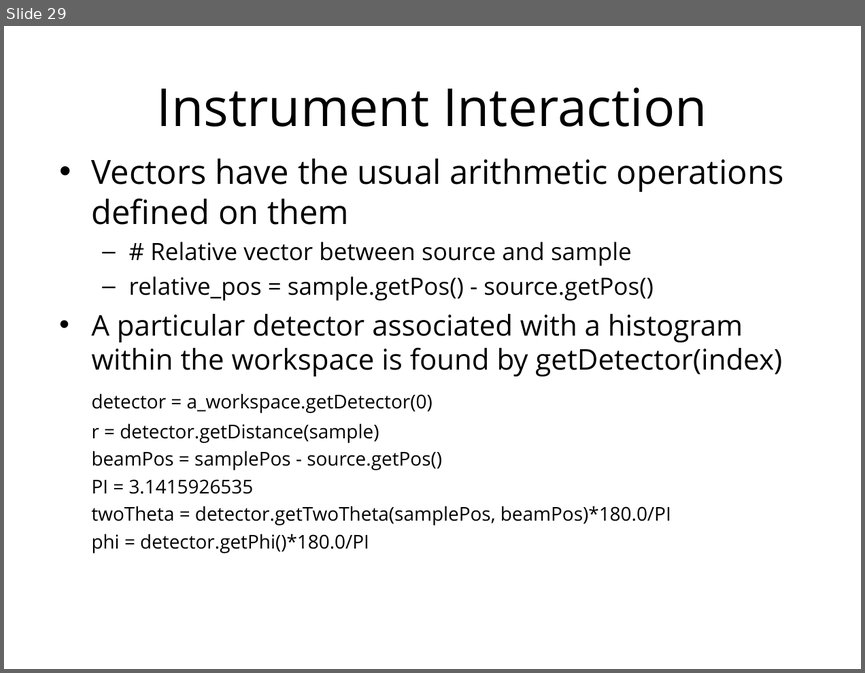
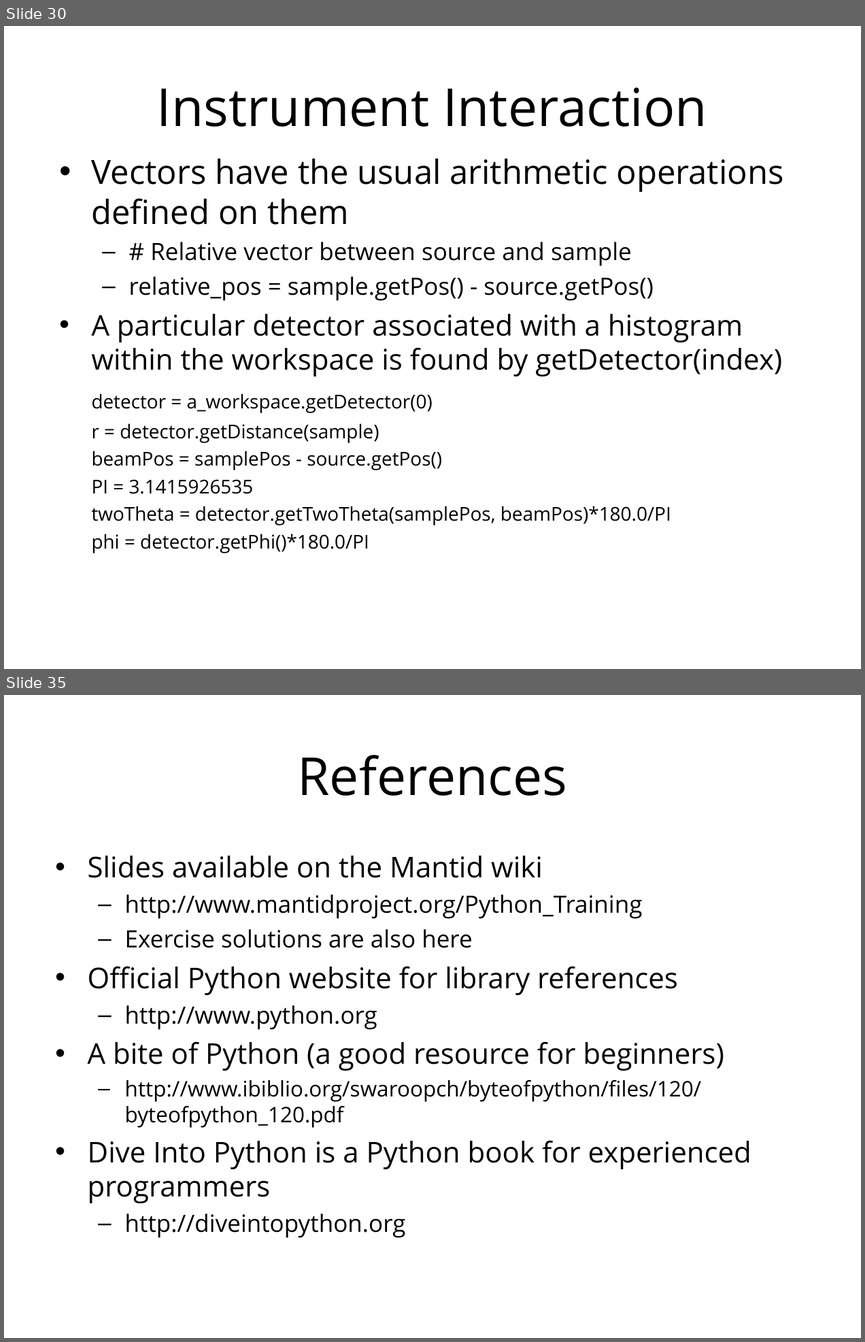
Before and after one commit to mantidproject/documents, a slide deck: Presentations/Python training course/Python in Mantid.ppt. Shown one above the other, each under a label of ours: slide 29 before the commit, slides 30 and 35 after it; the slides between them are not shown. The pictures are 865x673 and 865x1342 pixels, drawn with LibreOffice and Linux fonts; fonts in the diff are those of the drawing; background and template pictures are left out. Boxes give left, top, right and bottom in pixels: in the first picture for what was removed or moved away, otherwise in the second. Text is boxed around its words. In the diff, an @@ line names an element or a change of style, - is before the commit and + after.

Commit message:
Python training presentation. Re #100

```diff
--- a/Presentations/Python training course/Python in Mantid.ppt
+++ b/Presentations/Python training course/Python in Mantid.ppt
@@ slide 35 added at bbox=[4, 695, 861, 1338], background #FFFFFF @@
@@ title added at bbox=[297, 755, 567, 796], 44 pt, text #000000 @@
+References
@@ text added at bbox=[88, 855, 751, 1238], 24 pt, text #000000 @@
+• Slides available on the Mantid wiki
+  – http://www.mantidproject.org/Python_Training
+  – Exercise solutions are also here
+• Official Python website for library references
+  – http://www.python.org
+• A bite of Python (a good resource for beginners)
+  – http://www.ibiblio.org/swaroopch/byteofpython/files/120/byteofpython_120.pdf
+• Dive Into Python is a Python book for experienced programmers
+  – http://diveintopython.org
@@ what was slide 29 is now slide 30 @@
```
Also in this commit, not shown: 6 other slides added, 2 slides removed.
